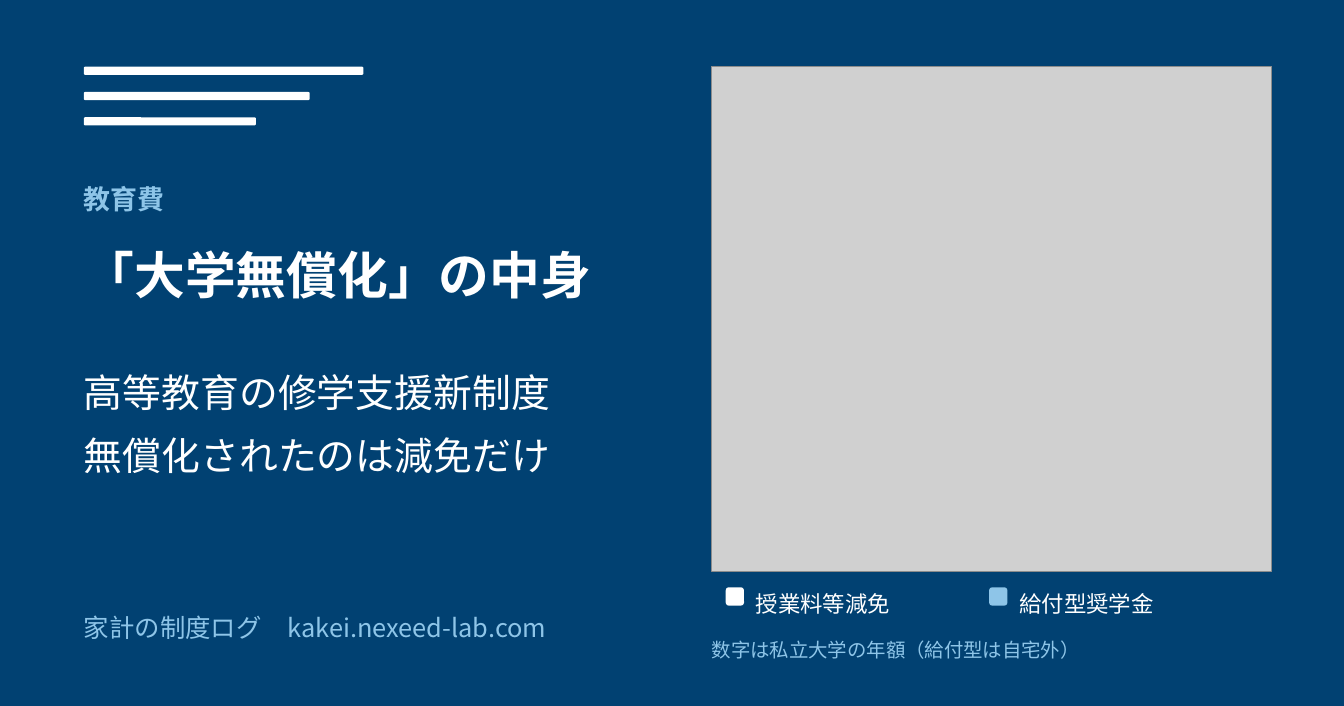
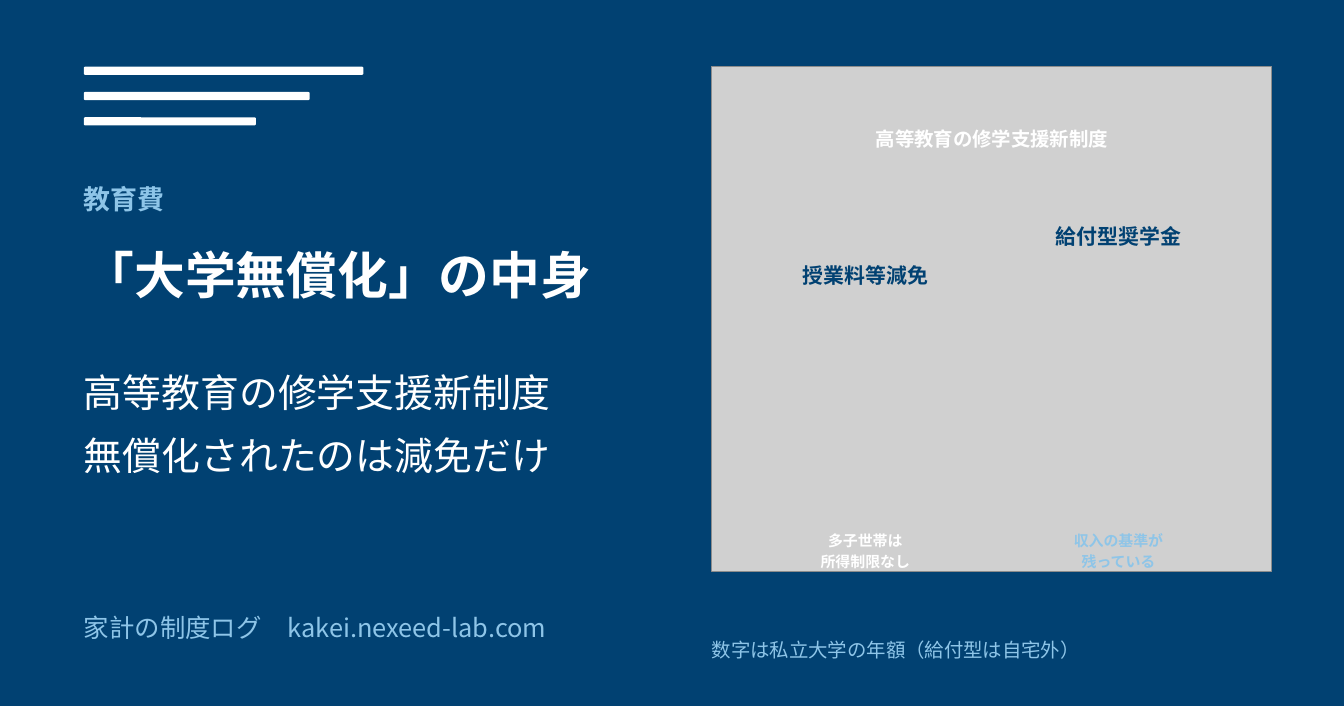
Before and after one commit to oshima0627/kakei, a slide deck: slide 4 of tools/article-images/article-images.pptx. Drawn at 1344x706 pixels with LibreOffice and Linux fonts; fonts in the diff are those of the drawing; grey boxes stand for pictures. Boxes give left, top, right and bottom in pixels: in the first picture for what was removed or moved away, otherwise in the second. Text is boxed around its words. In the diff, an @@ line names an element or a change of style, - is before the commit and + after.

```diff
--- a/tools/article-images/article-images.pptx
+++ b/tools/article-images/article-images.pptx
@@ text added at (x1=876, y1=130, x2=1108, y2=147), 13 pt, text #FFFFFF, bold @@
+高等教育の修学支援新制度
@@ text "給付型奨学金" at (x1=1056, y1=226, x2=1182, y2=246): size 15 to 14 pt, text colour #FFFFFF to #014172, bold on; alignment left to centre; line spacing 1.25 to 1.15 @@
@@ text "給付型奨学金" moved from (x1=1019, y1=593, x2=1153, y2=614) to (x1=1056, y1=226, x2=1182, y2=246) @@
@@ text "授業料等減免" moved from (x1=756, y1=593, x2=890, y2=614) to (x1=802, y1=265, x2=928, y2=285) @@
@@ text "授業料等減免" at (x1=802, y1=265, x2=928, y2=285): size 15 to 14 pt, text colour #FFFFFF to #014172, bold on; alignment left to centre; line spacing 1.25 to 1.15 @@
@@ text added at (x1=821, y1=534, x2=910, y2=572), 10 pt, text #FFFFFF, bold @@
+多子世帯は
+所得制限なし
@@ text added at (x1=1082, y1=554, x2=1156, y2=572), 10 pt, text #8EC5E8, bold @@
+収入の基準が
+残っている
@@ rounded rectangle removed at (x1=726, y1=587, x2=744, y2=605) @@
@@ rounded rectangle removed at (x1=989, y1=587, x2=1007, y2=605) @@
```
Also in this commit, not shown: 7 other slides changed, 18 other files.
